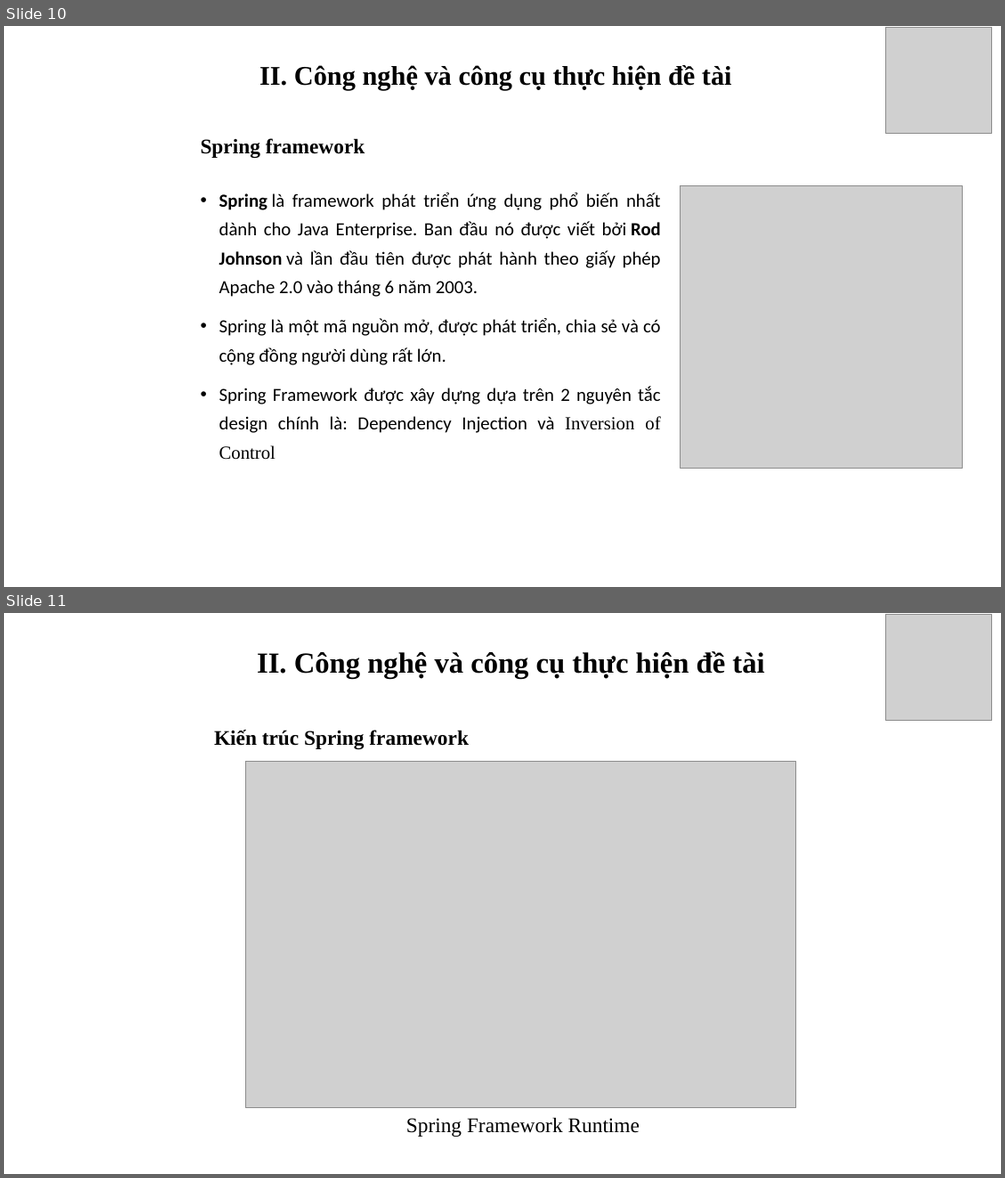
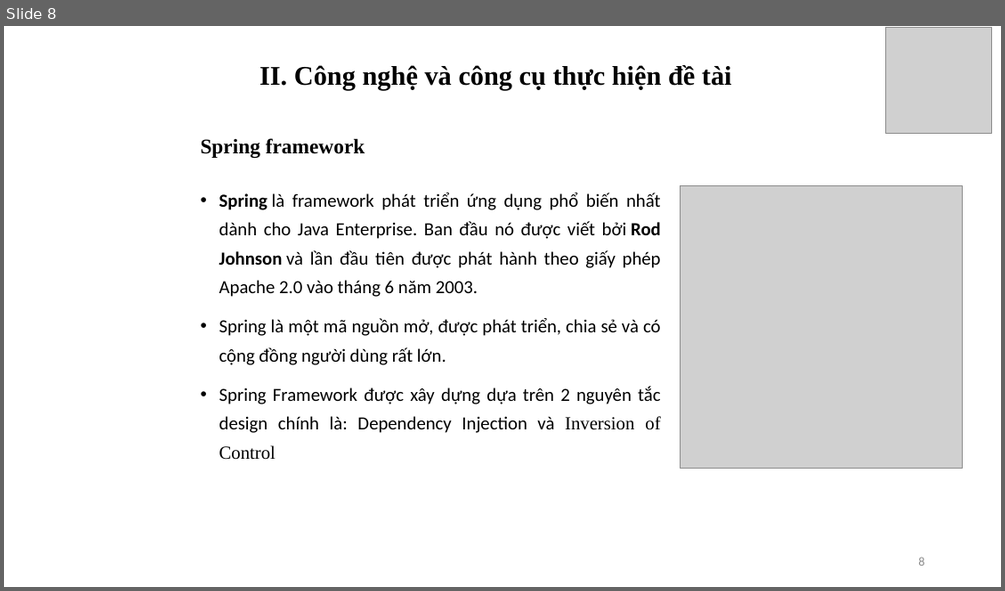
Before and after one commit to ngocanhnguyen160998/DATN, a slide deck: BaoCao/SlideDoAn_NguyenNgocAnh_2017605519.pptx. Shown one above the other, each under a label of ours: slides 10 and 11 before the commit, slide 8 after it. The pictures are 1005x1178 and 1005x591 pixels, drawn with LibreOffice and Linux fonts; fonts in the diff are those of the drawing; grey boxes stand for pictures; background and template pictures are left out. Boxes give left, top, right and bottom in pixels: in the first picture for what was removed or moved away, otherwise in the second. Text is boxed around its words. In the diff, an @@ line names an element or a change of style, - is before the commit and + after.

```diff
--- a/BaoCao/SlideDoAn_NguyenNgocAnh_2017605519.pptx
+++ b/BaoCao/SlideDoAn_NguyenNgocAnh_2017605519.pptx
@@ slide 11 removed at (4,613,1001,1174), background picture (left out) @@
@@ picture removed at (886,615,991,720) @@
@@ text removed at (257,651,764,679) @@
-II. Công nghệ và công cụ thực hiện đề tài
@@ text removed at (214,730,469,749) @@
-Kiến trúc Spring framework
@@ picture removed at (245,761,795,1108) @@
@@ text removed at (406,1117,639,1136) @@
-Spring Framework Runtime
@@ what was slide 10 is now slide 8 @@
@@ slide 8 changed as well @@
@@ page number added at (918,556,924,565), 12 pt, text #8C8C8C @@
+8
```
Also in this commit, not shown: 15 other slides changed, 6 other slides removed.
